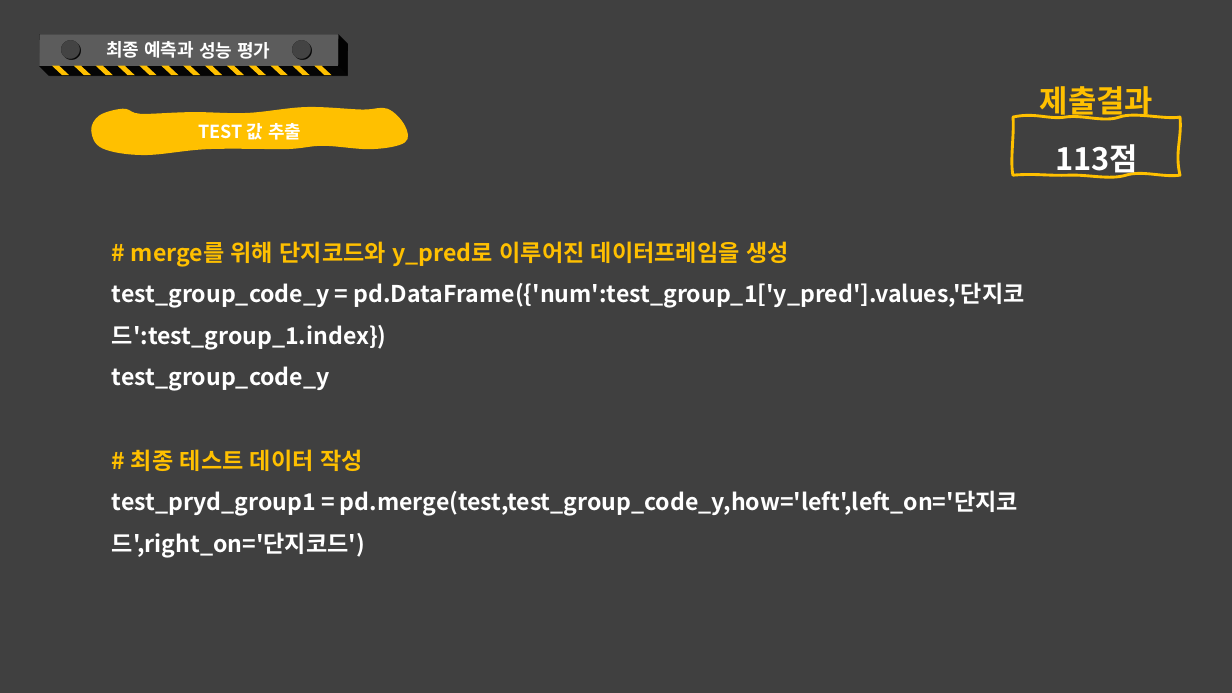
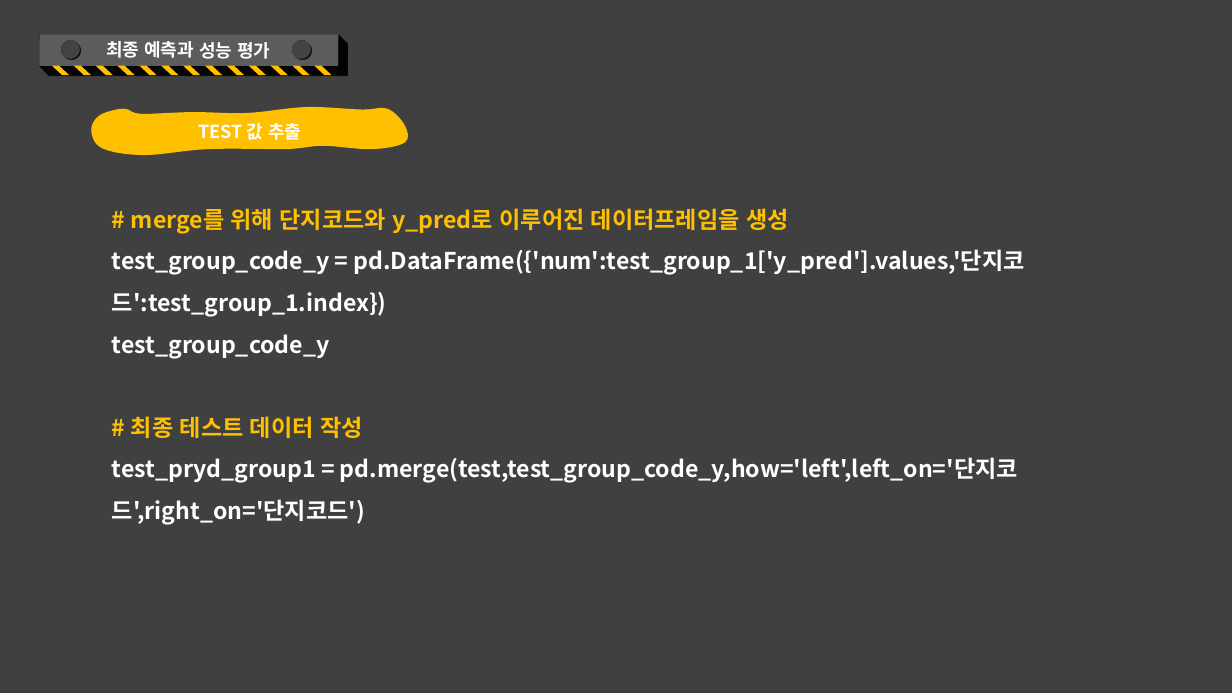
Before and after one commit to kkkkyoung/parking_project, a slide deck: slide 48 of PlayDate_2nd_project.pptx. Drawn at 1232x693 pixels with LibreOffice and Linux fonts; fonts in the diff are those of the drawing. Boxes give left, top, right and bottom in pixels: in the first picture for what was removed or moved away, otherwise in the second. Text is boxed around its words. In the diff, an @@ line names an element or a change of style, - is before the commit and + after.

```diff
--- a/PlayDate_2nd_project.pptx
+++ b/PlayDate_2nd_project.pptx
@@ free removed at (x1=1013, y1=59, x2=1180, y2=117) @@
-제출결과
@@ freeform shape removed at (x1=1013, y1=117, x2=1180, y2=176) @@
-113점
@@ text "# merge를 위해 단지코드와 y_pred로 ..." moved from (x1=112, y1=241, x2=1025, y2=557) to (x1=112, y1=208, x2=1025, y2=525) @@
```
Also in this commit, not shown: 6 other slides changed, 3 slides added, 1 slide removed.
